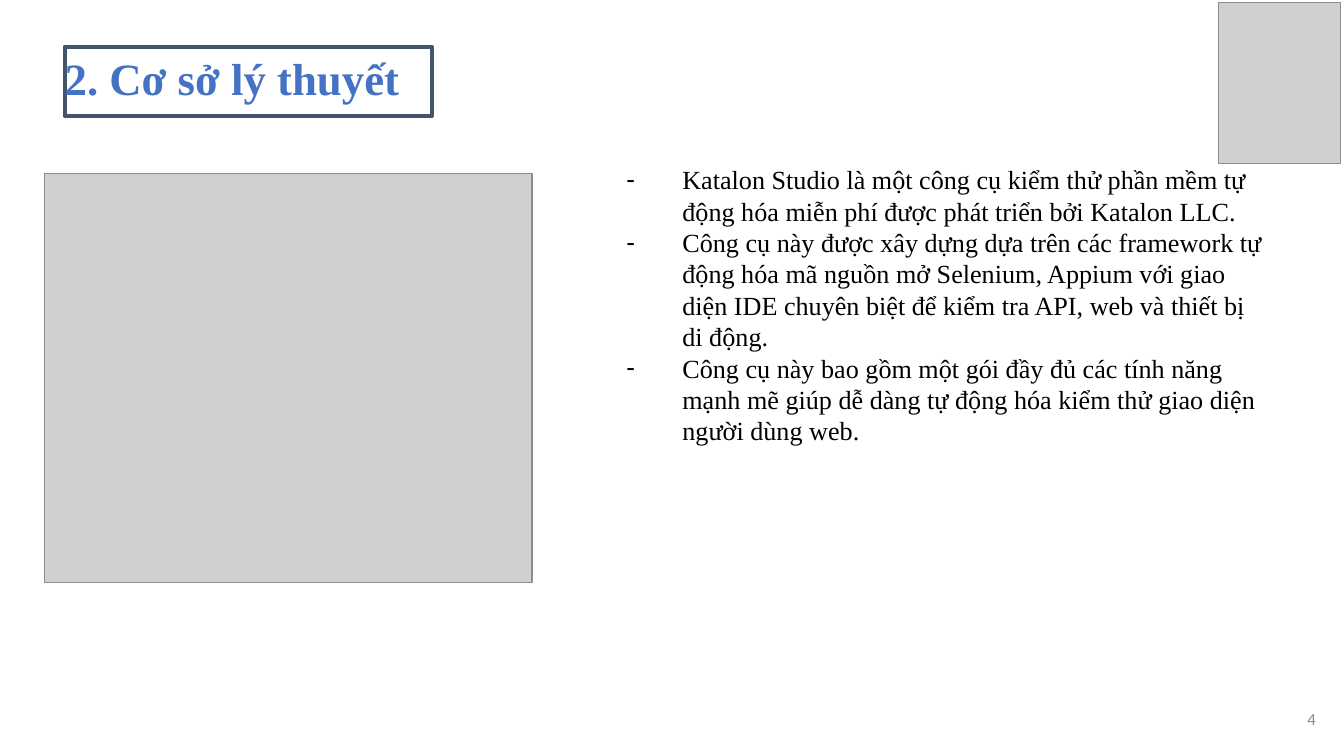
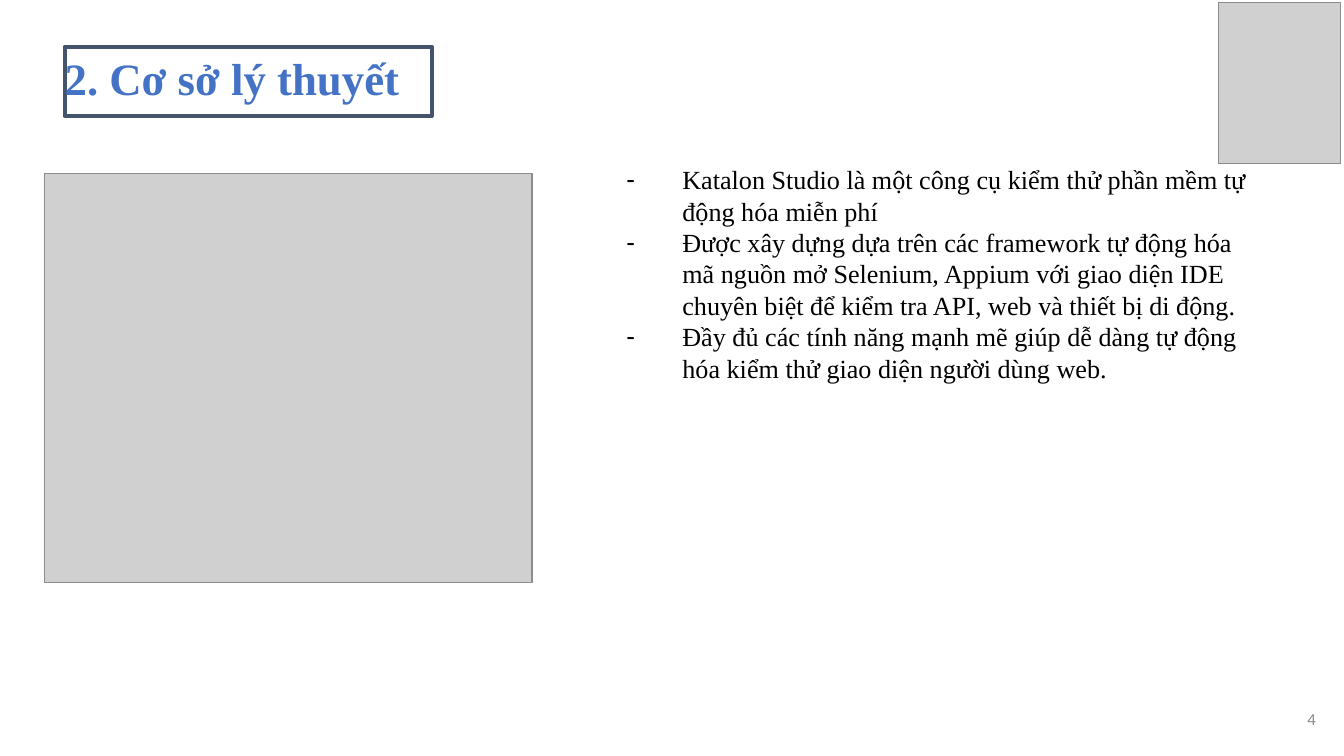
Before and after one commit to doanhuongly120620/DATN, a slide deck: slide 4 of Đồ án tốt nghiệp.pptx. Drawn at 1344x756 pixels with LibreOffice and Linux fonts; fonts in the diff are those of the drawing; grey boxes stand for pictures; background and template pictures are left out. Boxes give left, top, right and bottom in pixels: in the first picture for what was removed or moved away, otherwise in the second. Text is boxed around its words. In the diff, an @@ line names an element or a change of style, - is before the commit and + after.

Commit message:
moi

```diff
--- a/Đồ án tốt nghiệp.pptx
+++ b/Đồ án tốt nghiệp.pptx
@@ text at (682, 170, 1245, 384): text changed @@
-– Katalon Studio là một công cụ kiểm thử phần mềm tự động hóa miễn phí được phát triển bởi Katalon LLC.
-– Công cụ này được xây dựng dựa trên các framework tự động hóa mã nguồn mở Selenium, Appium với giao diện IDE chuyên biệt để kiểm tra API, web và thiết bị di động.
-– Công cụ này bao gồm một gói đầy đủ các tính năng mạnh mẽ giúp dễ dàng tự động hóa kiểm thử giao diện người dùng web.
+– Katalon Studio là một công cụ kiểm thử phần mềm tự động hóa miễn phí
+– Được xây dựng dựa trên các framework tự động hóa mã nguồn mở Selenium, Appium với giao diện IDE chuyên biệt để kiểm tra API, web và thiết bị di động.
+– Đầy đủ các tính năng mạnh mẽ giúp dễ dàng tự động hóa kiểm thử giao diện người dùng web.
```
Also in this commit, not shown: 5 other slides changed.
